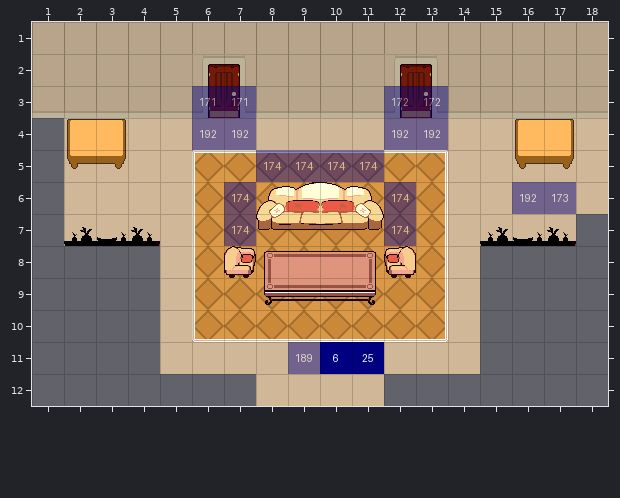
Tiled map -- bgs/maps/room_02.tmx. Above is the file before it was changed.
Cells are 32x32 px. Shown: x 1..18, y 1..12.
After the commit:
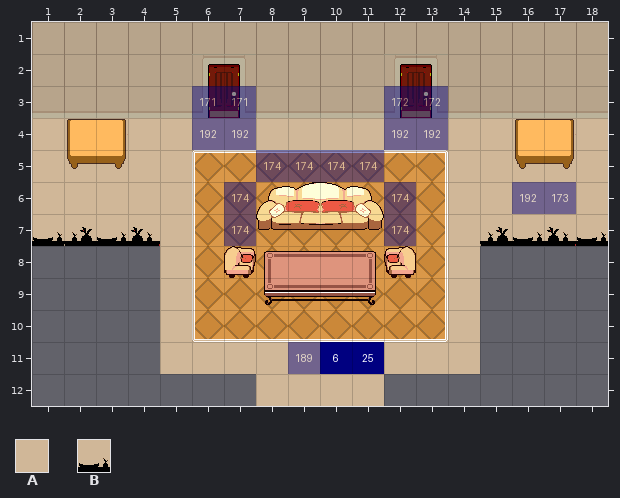
Key: from "room03": A 6, B 49.
_ is an empty cell, . an unchanged one.
What changed:
--- layer "colliders"
@@ x 1..18 @@
- 4 _.................
- 5 _.................
- 6 _.................
- 7 _................_
+ 4 A.................
+ 5 A.................
+ 6 A.................
+ 7 B................B
Boxes around the changes in both pictures, in picture pixels (x1, y1, x2, y2):
added: (32, 118, 64, 246)
added: (576, 214, 608, 246)
